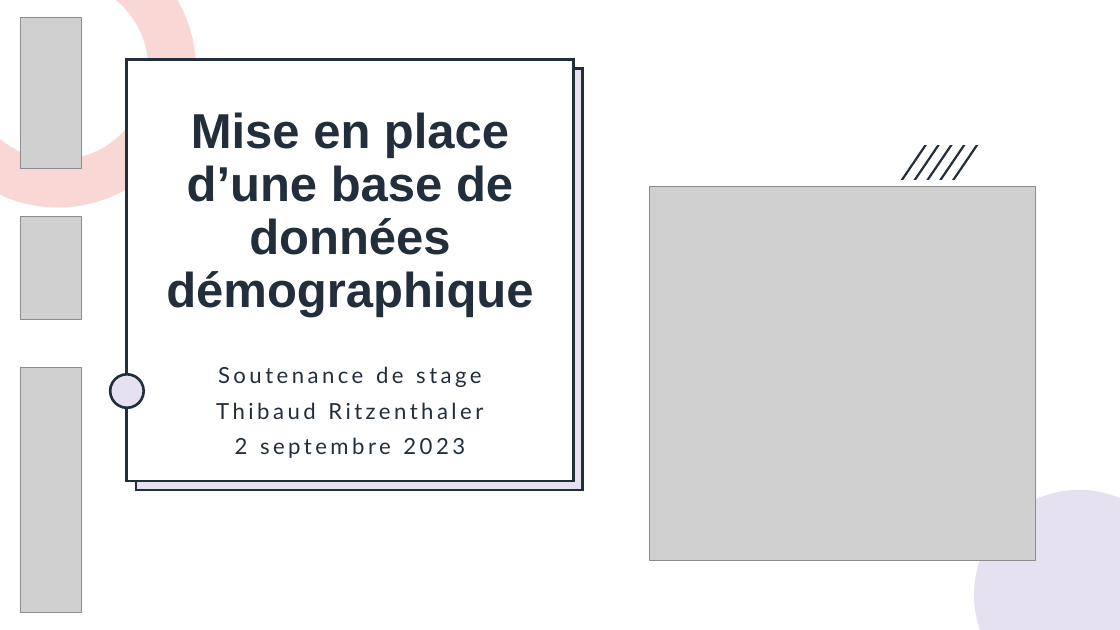
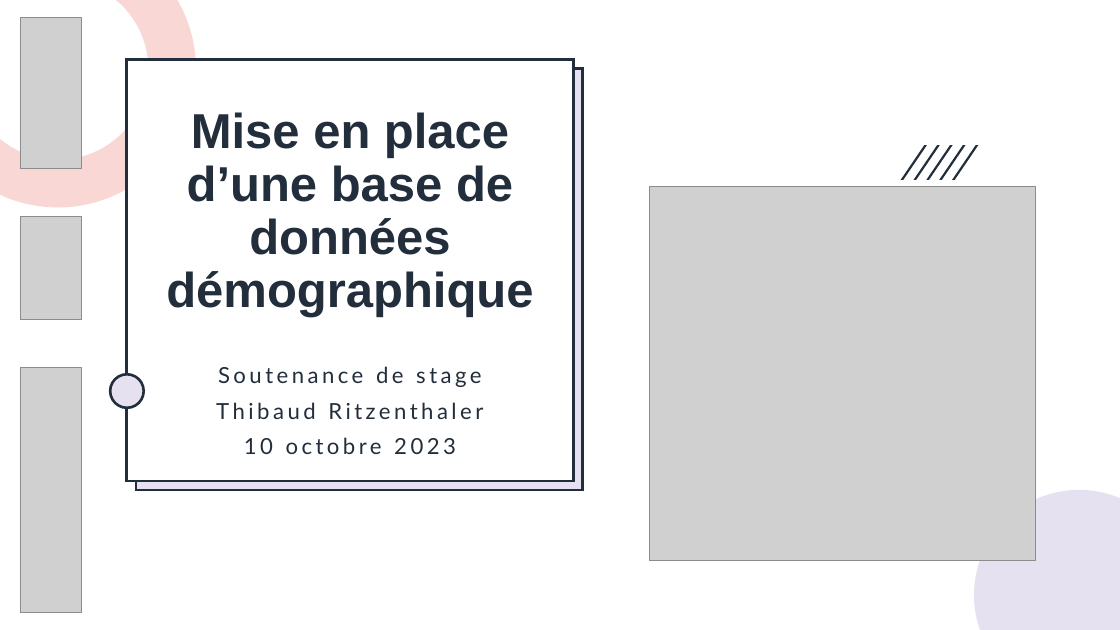
Before and after one commit to thibaud-ritzenthaler/traitement-donnee-systeme-soin, a slide deck: slide 1 of render/Soutenance_exemple_powerpoint.pptx. Drawn at 1120x630 pixels with LibreOffice and Linux fonts; fonts in the diff are those of the drawing; grey boxes stand for pictures. Boxes give left, top, right and bottom in pixels: in the first picture for what was removed or moved away, otherwise in the second. Text is boxed around its words. In the diff, an @@ line names an element or a change of style, - is before the commit and + after.

Commit message:
powerpoint

```diff
--- a/render/Soutenance_exemple_powerpoint.pptx
+++ b/render/Soutenance_exemple_powerpoint.pptx
@@ subtitle at box(244, 437, 456, 454): text changed @@
-2 septembre 2023
+10 octobre 2023
```
Also in this commit, not shown: 3 other files.
